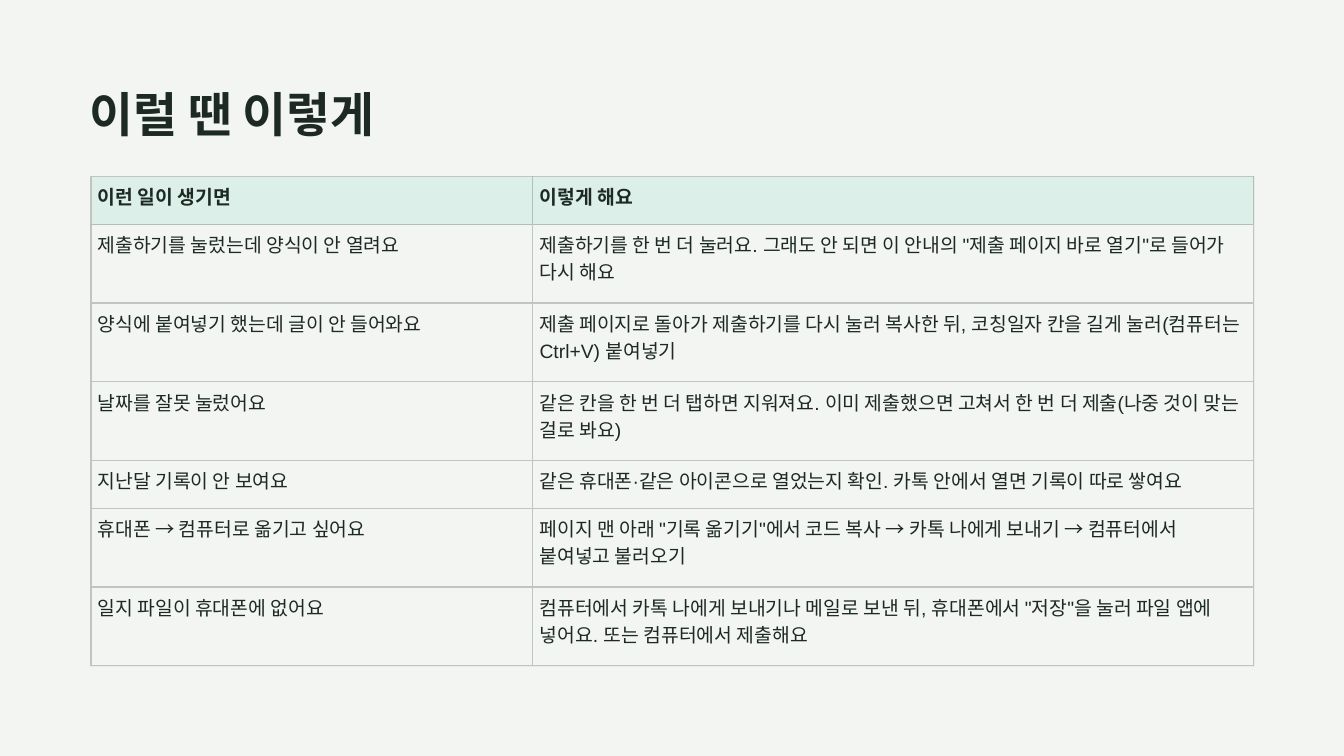
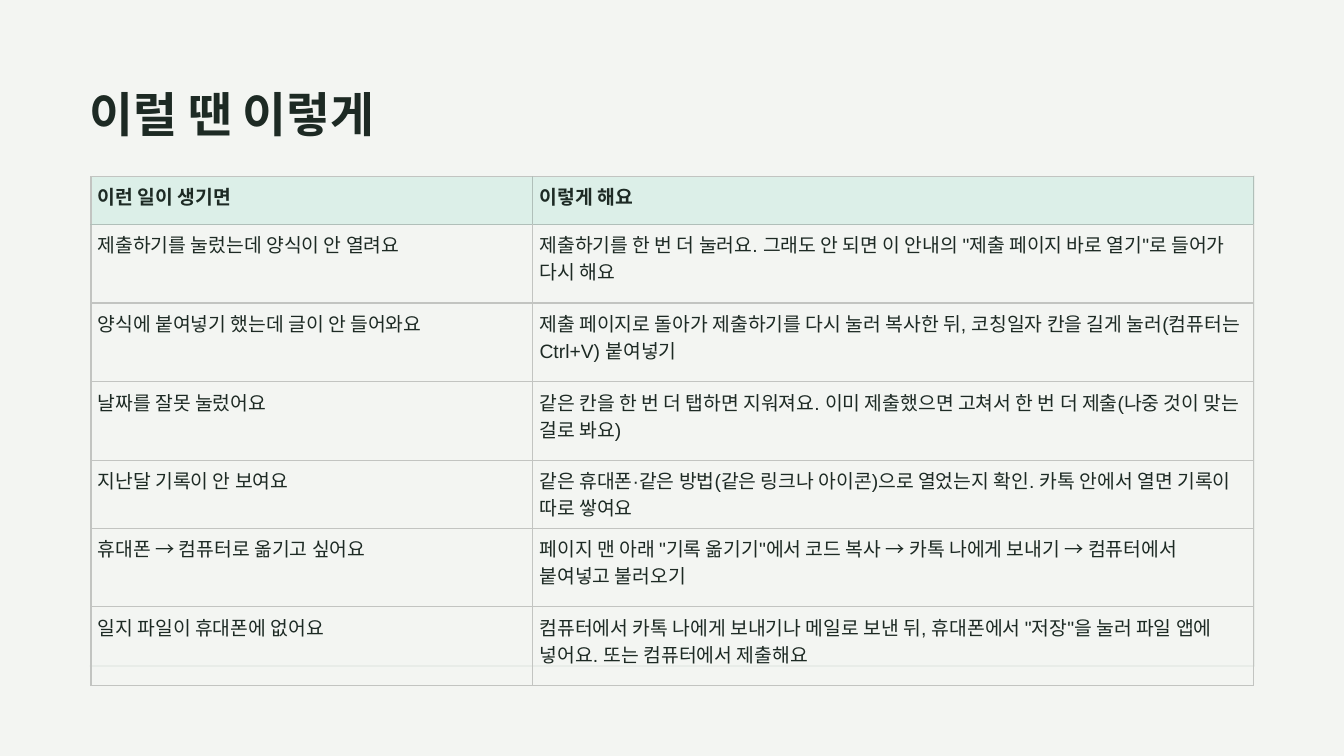
Before and after one commit to rkdhssnfl/maple-river-48, a slide deck: slide 23 of guide.pptx. Drawn at 1344x756 pixels with LibreOffice and Linux fonts; fonts in the diff are those of the drawing. Boxes give left, top, right and bottom in pixels: in the first picture for what was removed or moved away, otherwise in the second. Text is boxed around its words. In the diff, an @@ line names an element or a change of style, - is before the commit and + after.

```diff
--- a/guide.pptx
+++ b/guide.pptx
@@ table at bbox=[91, 176, 1253, 668] @@
-row 5, column 2: 같은 휴대폰·같은 아이콘으로 열었는지 확인. 카톡 안에서 열면 기록이 따로 쌓여요
+row 5, column 2: 같은 휴대폰·같은 방법(같은 링크나 아이콘)으로 열었는지 확인. 카톡 안에서 열면 기록이 따로 쌓여요
```
Also in this commit, not shown: 6 other slides changed, 11 other files.
